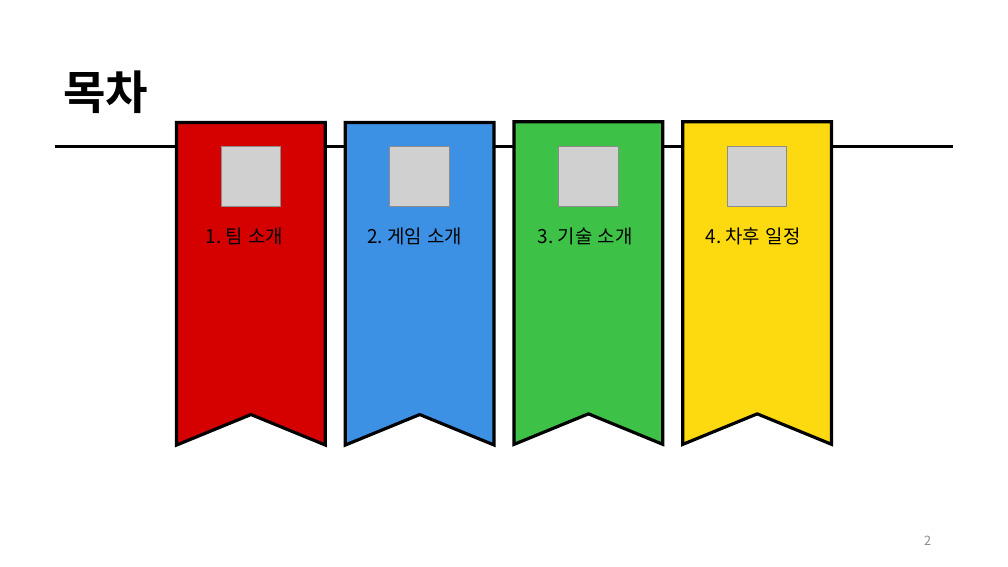
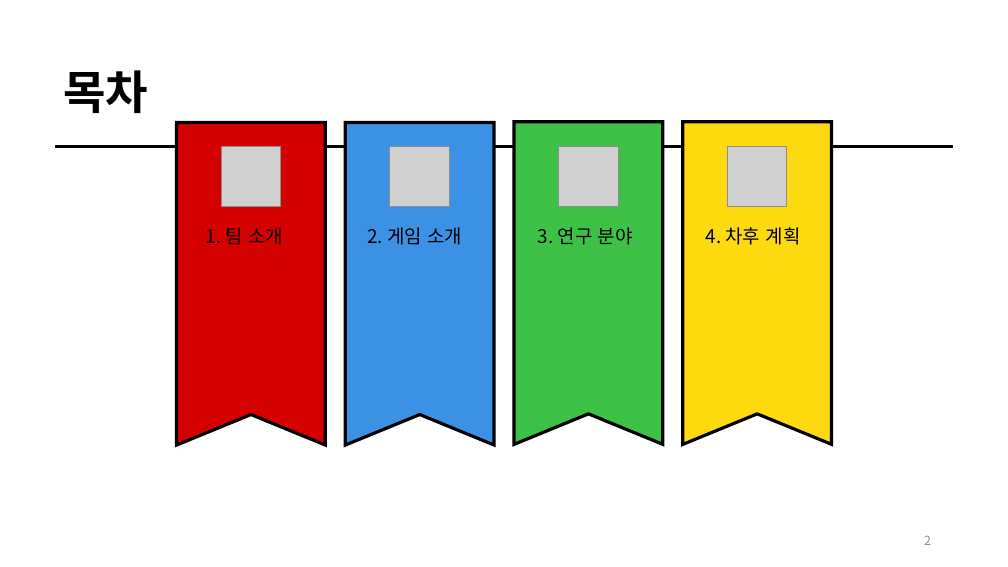
Before and after one commit to kbs5435586/Graduation, a slide deck: slide 2 of Plan/졸업작품제안서_200925.pptx. Drawn at 1008x567 pixels with LibreOffice and Linux fonts; fonts in the diff are those of the drawing; grey boxes stand for pictures. Boxes give left, top, right and bottom in pixels: in the first picture for what was removed or moved away, otherwise in the second. Text is boxed around its words. In the diff, an @@ line names an element or a change of style, - is before the commit and + after.

```diff
--- a/Plan/졸업작품제안서_200925.pptx
+++ b/Plan/졸업작품제안서_200925.pptx
@@ text at bbox=[538, 227, 633, 245]: text changed @@
-3. 기술 소개
+3. 연구 분야
@@ text at bbox=[706, 227, 801, 245]: text changed @@
-4. 차후 일정
+4. 차후 계획
```
Also in this commit, not shown: 1 other slide changed, 11 slides added, 1 slide removed.
